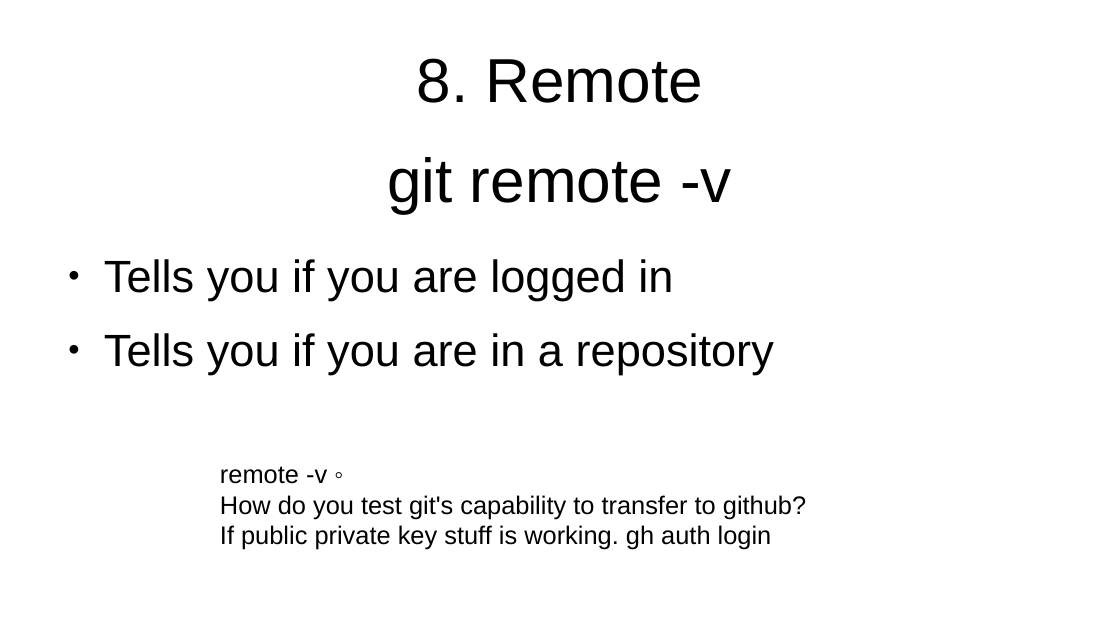
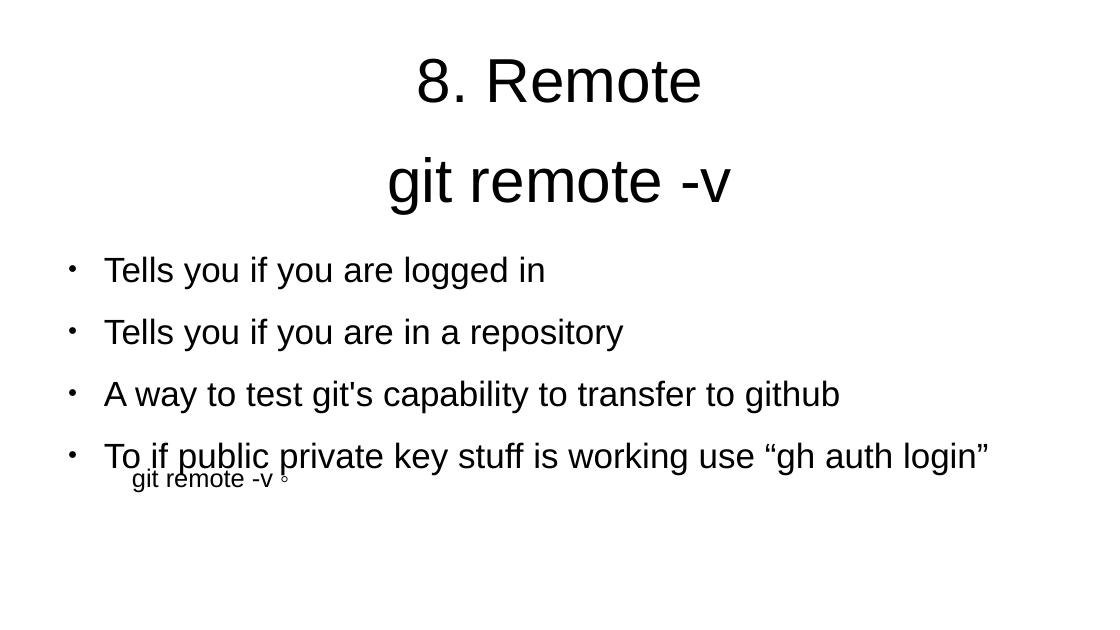
Before and after one commit to flintiii/TenStatementGit, a slide deck: slide 23 of vm_workshop_presentation.odp (slide 28 before the commit). Drawn at 1120x630 pixels with LibreOffice and Linux fonts; fonts in the diff are those of the drawing. Boxes give left, top, right and bottom in pixels: in the first picture for what was removed or moved away, otherwise in the second. Text is boxed around its words. In the diff, an @@ line names an element or a change of style, - is before the commit and + after.

```diff
--- a/vm_workshop_presentation.odp
+++ b/vm_workshop_presentation.odp
@@ text at bbox=[104, 256, 624, 351]: size 32 to 24.8 pt in "Tells you if you are logged in", "Tells you if you are in a ..." @@
@@ text at bbox=[104, 380, 989, 475]: paragraphs added @@
+● A way to test git's capability to transfer to github
+● To if public private key stuff is working use “gh auth login”
@@ text added at bbox=[132, 467, 273, 493], 18 pt, text #000000 @@
+git remote -v ◦
@@ text removed at bbox=[220, 466, 806, 550] @@
-remote -v ◦
-How do you test git's capability to transfer to github?
-If public private key stuff is working. gh auth login
```
Also in this commit, not shown: 23 other slides changed, 5 slides added, 7 slides removed.
